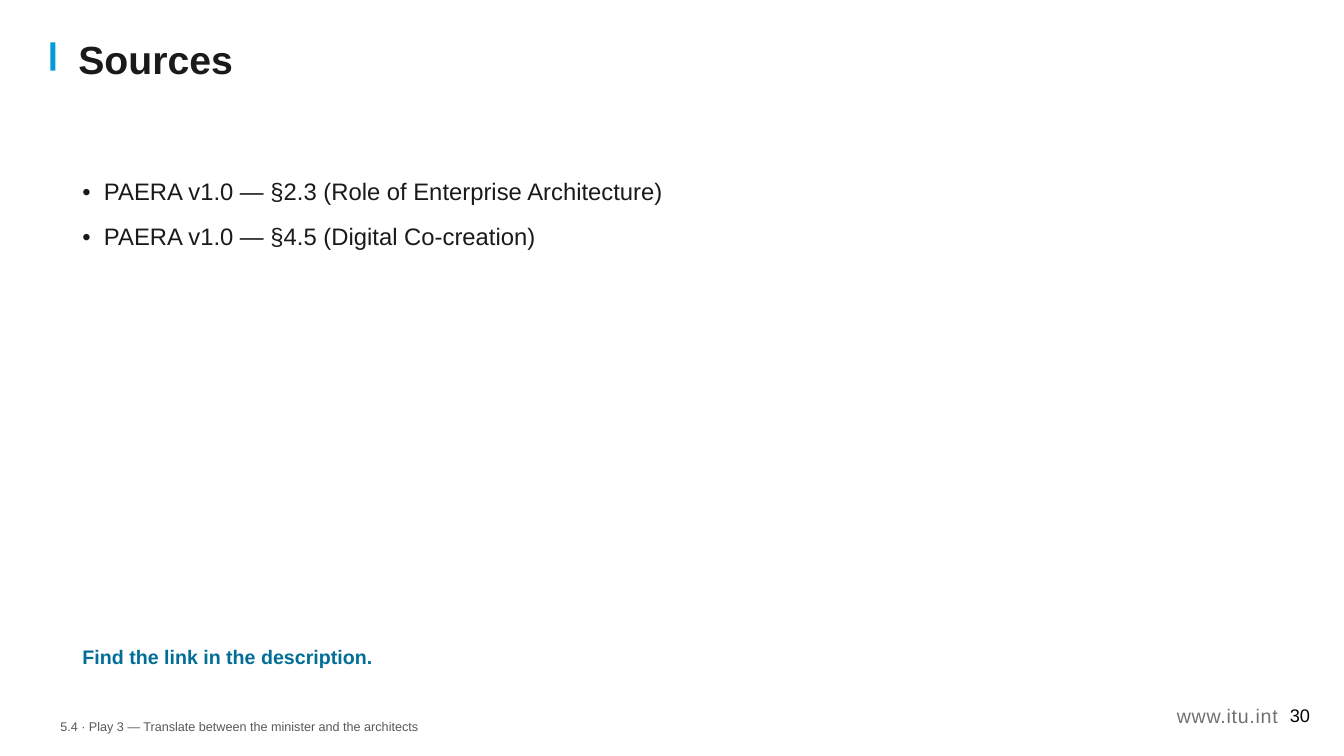
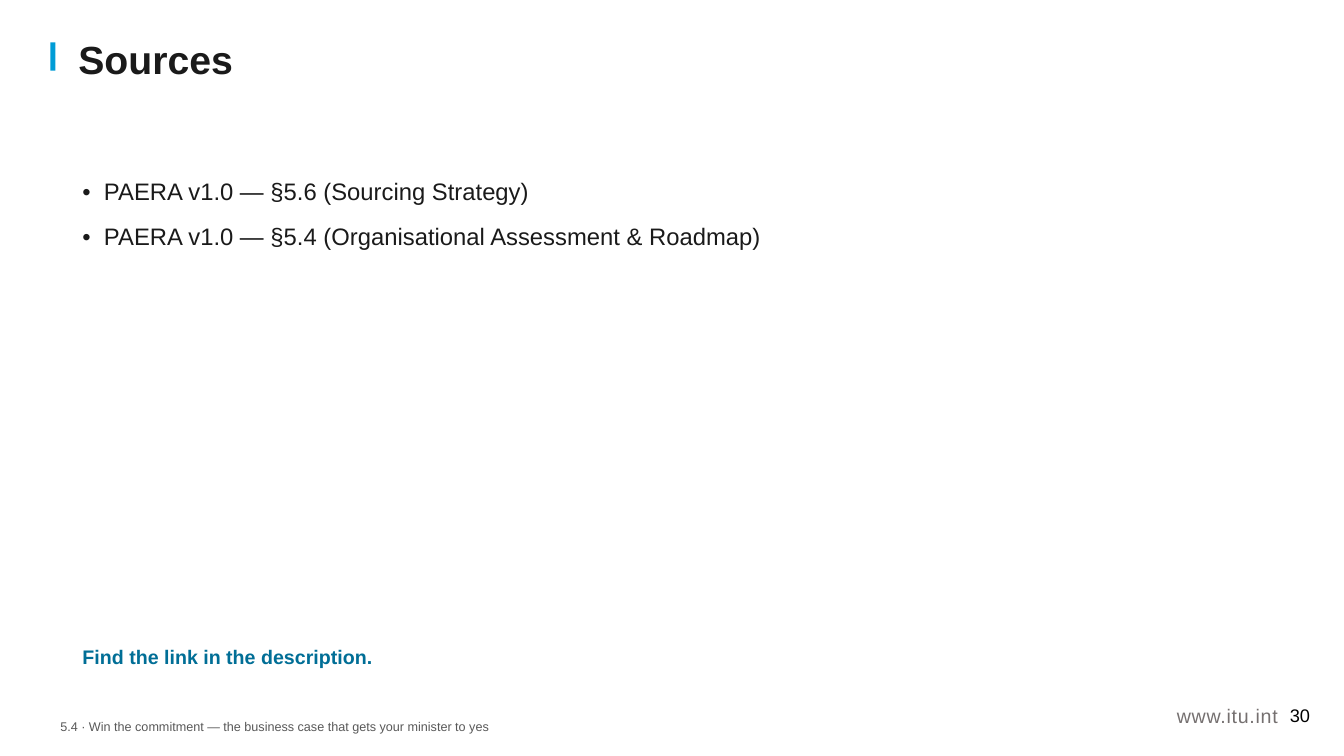
Before and after one commit to aarelaponin/geatdm-framework, a slide deck: slide 30 of 10-Knowledge-Products/KP1-GEA/videos/module_5/en/decks/KP1_M5_Deck_v0.1.pptx. Drawn at 1344x756 pixels with LibreOffice and Linux fonts; fonts in the diff are those of the drawing. Boxes give left, top, right and bottom in pixels: in the first picture for what was removed or moved away, otherwise in the second. Text is boxed around its words. In the diff, an @@ line names an element or a change of style, - is before the commit and + after.

```diff
--- a/10-Knowledge-Products/KP1-GEA/videos/module_5/en/decks/KP1_M5_Deck_v0.1.pptx
+++ b/10-Knowledge-Products/KP1-GEA/videos/module_5/en/decks/KP1_M5_Deck_v0.1.pptx
@@ text at (x1=104, y1=182, x2=760, y2=250): text changed @@
-• PAERA v1.0 — §2.3 (Role of Enterprise Architecture)
-• PAERA v1.0 — §4.5 (Digital Co-creation)
+• PAERA v1.0 — §5.6 (Sourcing Strategy)
+• PAERA v1.0 — §5.4 (Organisational Assessment & Roadmap)
@@ text at (x1=60, y1=722, x2=489, y2=734): text changed @@
-5.4 · Play 3 — Translate between the minister and the architects
+5.4 · Win the commitment — the business case that gets your minister to yes
```
Also in this commit, not shown: 35 other slides changed, 15 slides added, 15 slides removed, 58 other files.
